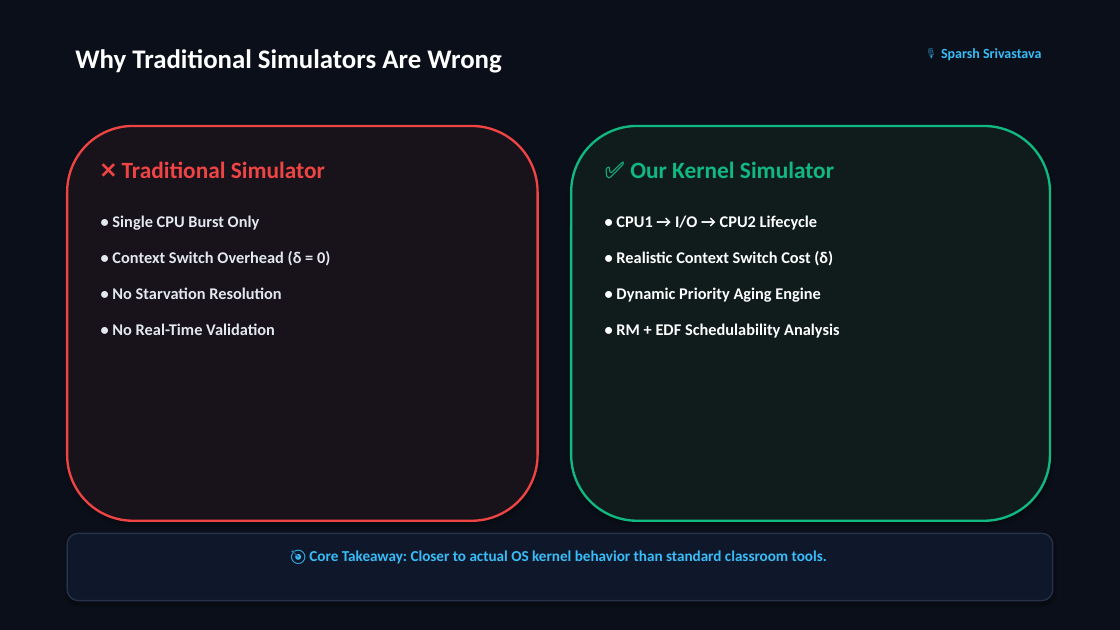
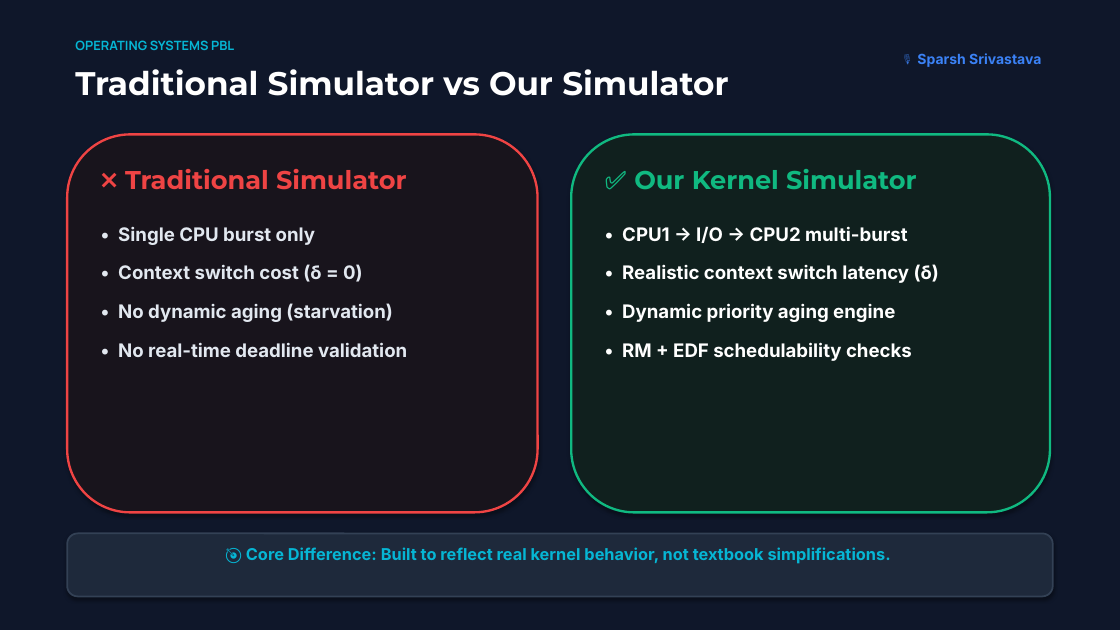
Before and after one commit to SPARSHsrihero1/OS-PBL-CPU-Scheduler, a slide deck: slide 2 of OS_PBL_Presentation_Deck.pptx. Drawn at 1120x630 pixels with LibreOffice and Linux fonts; fonts in the diff are those of the drawing. Boxes give left, top, right and bottom in pixels: in the first picture for what was removed or moved away, otherwise in the second. Text is boxed around its words. In the diff, an @@ line names an element or a change of style, - is before the commit and + after.

Commit message:
Apple Keynote style redesign: max 3 bullets, giant numbers, 85% screenshot area, aggressive whitespace

```diff
--- a/OS_PBL_Presentation_Deck.pptx
+++ b/OS_PBL_Presentation_Deck.pptx
@@ rectangle at box(0, 0, 1120, 630): fill #0B0F19 to #0F172A @@
@@ text at box(75, 40, 234, 50): text changed; size 23 to 11 pt; font Calibri to Manrope; text colour #FFFFFF to #06B6D4 @@
-Why Traditional Simulators Are Wrong
+OPERATING SYSTEMS PBL
@@ text "🎙️ Sparsh Srivastava" at box(917, 53, 1041, 67): font Calibri to Inter, text colour #38BDF8 to #3B82F6 @@
@@ text added at box(75, 69, 728, 96), 28 pt, text #FFFFFF, bold @@
+Traditional Simulator vs Our Simulator
@@ rounded rectangle: place and size @@
-rounded rectangle at box(67, 126, 538, 521)
+rounded rectangle at box(67, 134, 538, 513)
@@ rounded rectangle at box(67, 134, 538, 513): fill #18121A to #18141C @@
@@ rounded rectangle: place and size @@
-rounded rectangle at box(571, 126, 1050, 521)
+rounded rectangle at box(571, 134, 1050, 513)
@@ rounded rectangle at box(571, 134, 1050, 513): fill #101C1C to #10201E @@
@@ text "❌ Traditional Simulator": place and size @@
-text "❌ Traditional Simulator" at box(112, 161, 330, 335)
+text "❌ Traditional Simulator" at box(118, 169, 407, 357)
@@ text at box(125, 169, 407, 190): size 20 to 22 pt, font Calibri to Montserrat in "❌ Traditional Simulator" @@
@@ text "✅ Our Kernel Simulator": place and size @@
-text "✅ Our Kernel Simulator" at box(616, 161, 839, 338)
+text "✅ Our Kernel Simulator" at box(622, 169, 939, 361)
@@ text at box(634, 169, 917, 190): size 20 to 22 pt, font Calibri to Montserrat in "✅ Our Kernel Simulator" @@
@@ text at box(118, 227, 407, 357): text changed; size 14 to 16 pt; font Calibri to Inter @@
-• Single CPU Burst Only
-• Context Switch Overhead (δ = 0)
-• No Starvation Resolution
-• No Real-Time Validation
+• Single CPU burst only
+• Context switch cost (δ = 0)
+• No dynamic aging (starvation)
+• No real-time deadline validation
@@ text at box(622, 226, 939, 361): text changed; size 14 to 16 pt; font Calibri to Inter @@
-• CPU1 → I/O → CPU2 Lifecycle
-• Realistic Context Switch Cost (δ)
-• Dynamic Priority Aging Engine
-• RM + EDF Schedulability Analysis
+• CPU1 → I/O → CPU2 multi-burst
+• Realistic context switch latency (δ)
+• Dynamic priority aging engine
+• RM + EDF schedulability checks
@@ rounded rectangle: place and size @@
-rounded rectangle at box(67, 534, 1053, 601)
+rounded rectangle at box(67, 534, 1053, 597)
@@ rounded rectangle at box(67, 534, 1053, 597): fill #0F172A to #1E293B; outline #263248 1.2 pt to #334155 1.5 pt @@
@@ text at box(246, 547, 891, 564): text changed; size 13 to 14 pt; font Calibri to Inter; text colour #38BDF8 to #06B6D4 @@
-🎯 Core Takeaway: Closer to actual OS kernel behavior than standard classroom tools.
+🎯 Core Difference: Built to reflect real kernel behavior, not textbook simplifications.
```
Also in this commit, not shown: 7 other slides changed, 2 slides added, 2 slides removed, 1 other file.
